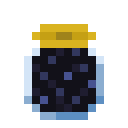
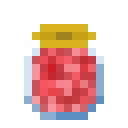
Revision of a layered 128 × 128 image; what changed, layer by layer:
hid "blueberry" over [32, 48, 96, 112]
added layer "watermelon_jam.png" in group "jams" over [24, 40, 96, 112]
